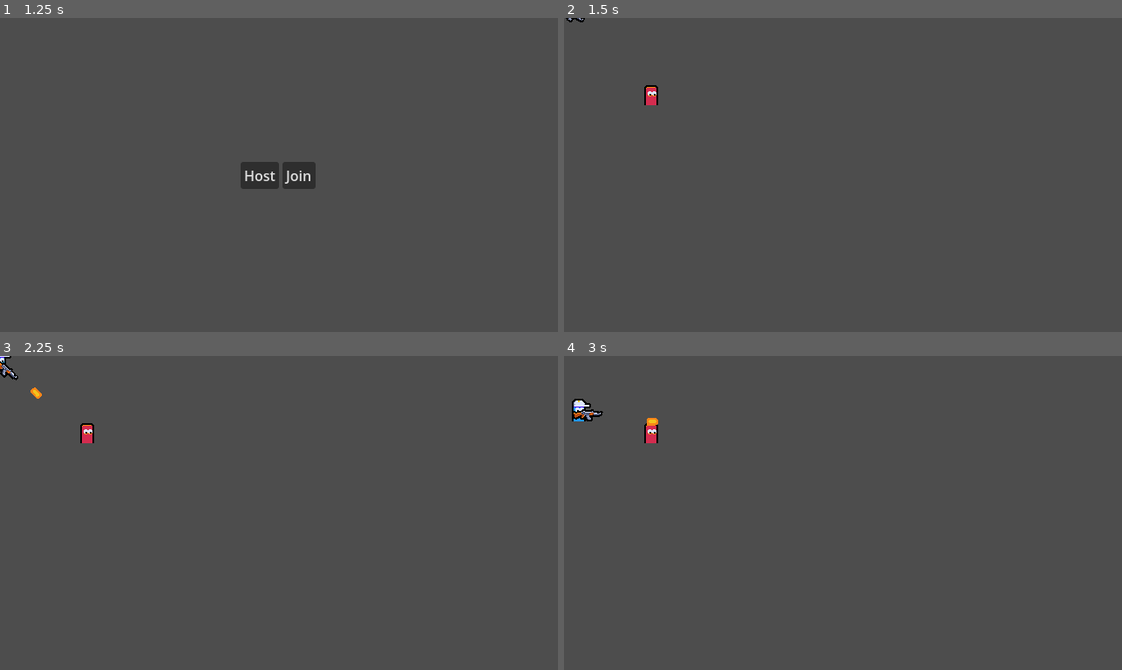
Above: before the commit, frames 1-4 (two rows, left to right).
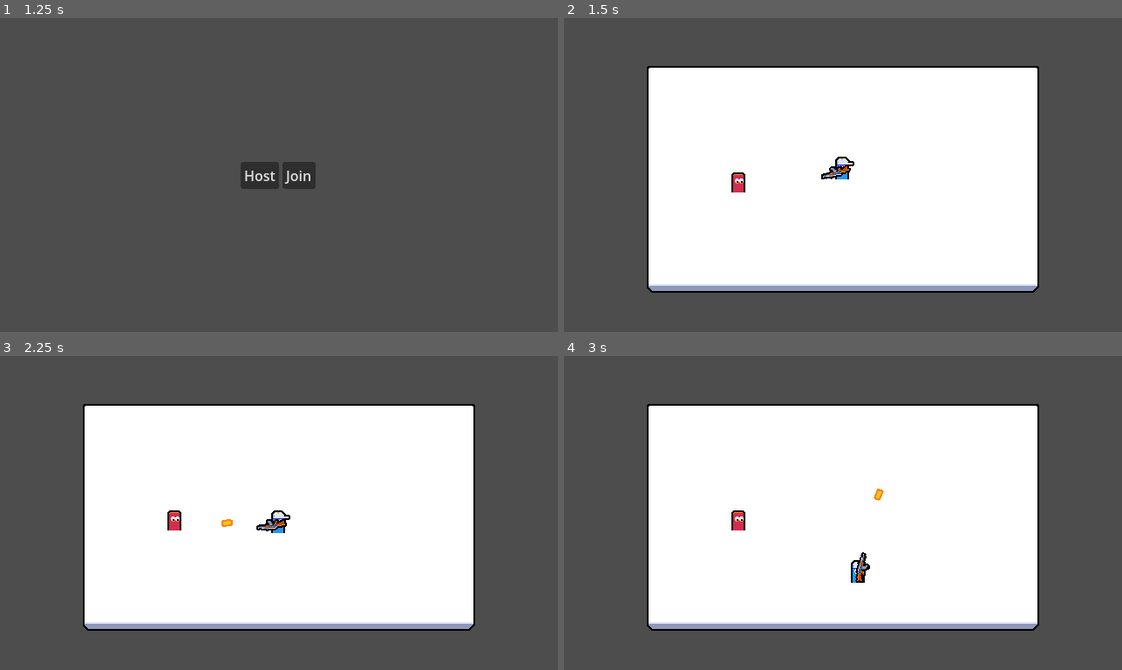
Above: after the commit, the same moments.

Repository: mpowell773/Godot_Multiplayer_Tut
Game: Godot game, scene res://ui/main_menu/main_menu.tscn
Same seed, same stepped clock (60 frames per second), same inputs: the game is played once before the commit and once after it.
Inputs (mouse positions are in pixels of both pictures, inside the frame that each line leads up to):
- Up to frame 1 (1.25 s): tap Enter at 0.5 s; move the mouse to (401, 159) at 0.52 s; press the mouse at (401, 159) at 0.53 s; hold D (move_right) from 0.53 s (still down)
- Up to frame 2 (1.5 s): release D (move_right) at 1.25 s; release the mouse at (965, 159) at 1.25 s; click "Host" at 1.25 s
- Up to frame 3 (2.25 s): tap Space at 2 s; move the mouse to (167, 528) at 2.02 s; hold S (move_down) from 2.03 s (still down); click (167, 528) at 2.1 s
- Up to frame 4 (3 s): move the mouse to (898, 443) at 2.77 s; release S (move_down) at 2.78 s; press the mouse at (898, 443) at 2.78 s; hold D (move_right) from 2.78 s (still down)

Frame 1 is identical in both runs. In frame 2, 51% of the frame differs, in the area x 0-86%, y 0-88%; in frame 3, 51%; in frame 4, 51%, in the area x 1-86%, y 13-88%.

Commit message:
Add arena to confine players

Diff:
--- a/entities/enemy/enemy.tscn
+++ b/entities/enemy/enemy.tscn
@@ -15,6 +15,8 @@
 radius = 4.0
 
 [node name="Enemy" type="CharacterBody2D" unique_id=1328615749]
+collision_layer = 0
+motion_mode = 1
 script = ExtResource("1_im2q6")
 
 [node name="MultiplayerSynchronizer" type="MultiplayerSynchronizer" parent="." unique_id=155607140]
--- a/entities/player/player.tscn
+++ b/entities/player/player.tscn
@@ -14,6 +14,7 @@
 
 [node name="Player" type="CharacterBody2D" unique_id=620339822]
 collision_layer = 0
+motion_mode = 1
 script = ExtResource("1_symyc")
 
 [node name="PlayerInputSynchronizerComponent" parent="." unique_id=1337075970 node_paths=PackedStringArray("aim_root") instance=ExtResource("2_abrql")]
--- a/main.gd
+++ b/main.gd
@@ -6,6 +6,7 @@
 var enemy_scene: PackedScene = preload("uid://dea55va7q7xfs")
 
 @onready var multiplayer_spawner: MultiplayerSpawner = $MultiplayerSpawner
+@onready var player_spawn_position: Marker2D = $PlayerSpawnPosition
 
 
 func _ready() -> void:
@@ -13,13 +14,14 @@
 		var player := player_scene.instantiate() as Player
 		player.name = str(data.peer_id)
 		player.input_multiplayer_authority = data.peer_id
+		player.global_position = player_spawn_position.global_position
 		return player
 
 	peer_ready.rpc_id(SERVER_ID)
 
 	if is_multiplayer_authority():
 		var enemy = enemy_scene.instantiate() as Node2D
-		enemy.global_position = Vector2.ONE * 100
+		enemy.global_position = Vector2.ONE * 200
 		add_child(enemy)
 
 @rpc("any_peer", "call_local", "reliable")
--- a/main.tscn
+++ b/main.tscn
@@ -1,6 +1,13 @@
 [gd_scene format=3 uid="uid://cxgeu56nx8jw0"]
 
 [ext_resource type="Script" uid="uid://dbf80enmey3dy" path="res://main.gd" id="1_ig7tw"]
+[ext_resource type="Texture2D" uid="uid://dslgxo1vhsg40" path="res://assets/arena.png" id="2_0xm2m"]
+
+[sub_resource type="RectangleShape2D" id="RectangleShape2D_g4v7s"]
+size = Vector2(32, 300)
+
+[sub_resource type="RectangleShape2D" id="RectangleShape2D_0xm2m"]
+size = Vector2(500, 32)
 
 [node name="Main" type="Node" unique_id=490898903]
 script = ExtResource("1_ig7tw")
@@ -8,3 +15,47 @@
 [node name="MultiplayerSpawner" type="MultiplayerSpawner" parent="." unique_id=1327038342]
 _spawnable_scenes = PackedStringArray("uid://cmsm71jq22qef", "uid://dea55va7q7xfs")
 spawn_path = NodePath("..")
+
+[node name="PlayerSpawnPosition" type="Marker2D" parent="." unique_id=564041324]
+position = Vector2(320, 185)
+metadata/_edit_lock_ = true
+
+[node name="Arena" type="Sprite2D" parent="." unique_id=1374557283]
+position = Vector2(320, 185)
+texture = ExtResource("2_0xm2m")
+metadata/_edit_lock_ = true
+
+[node name="StaticBodies" type="Node2D" parent="." unique_id=1083809350]
+metadata/_edit_lock_ = true
+
+[node name="StaticBody2D" type="StaticBody2D" parent="StaticBodies" unique_id=1436091345]
+position = Vector2(79, 181)
+collision_mask = 0
+
+[node name="CollisionShape2D" type="CollisionShape2D" parent="StaticBodies/StaticBody2D" unique_id=1716178358]
+shape = SubResource("RectangleShape2D_g4v7s")
+metadata/_edit_lock_ = true
+
+[node name="StaticBody2D2" type="StaticBody2D" parent="StaticBodies" unique_id=1682583767]
+position = Vector2(561, 183)
+collision_mask = 0
+
+[node name="CollisionShape2D" type="CollisionShape2D" parent="StaticBodies/StaticBody2D2" unique_id=573230324]
+shape = SubResource("RectangleShape2D_g4v7s")
+metadata/_edit_lock_ = true
+
+[node name="StaticBody2D3" type="StaticBody2D" parent="StaticBodies" unique_id=1055232417]
+position = Vector2(319, 39)
+collision_mask = 0
+
+[node name="CollisionShape2D" type="CollisionShape2D" parent="StaticBodies/StaticBody2D3" unique_id=442126564]
+shape = SubResource("RectangleShape2D_0xm2m")
+metadata/_edit_lock_ = true
+
+[node name="StaticBody2D4" type="StaticBody2D" parent="StaticBodies" unique_id=1779938814]
+position = Vector2(320, 321)
+collision_mask = 0
+
+[node name="CollisionShape2D" type="CollisionShape2D" parent="StaticBodies/StaticBody2D4" unique_id=561150177]
+shape = SubResource("RectangleShape2D_0xm2m")
+metadata/_edit_lock_ = true
--- a/project.godot
+++ b/project.godot
@@ -59,6 +59,7 @@
 
 [layer_names]
 
+2d_physics/layer_1="Terrain"
 2d_physics/layer_9="Bullet"
 
 [rendering]
Binary file added: assets/arena.png
Not shown, added: assets/arena.png.import
